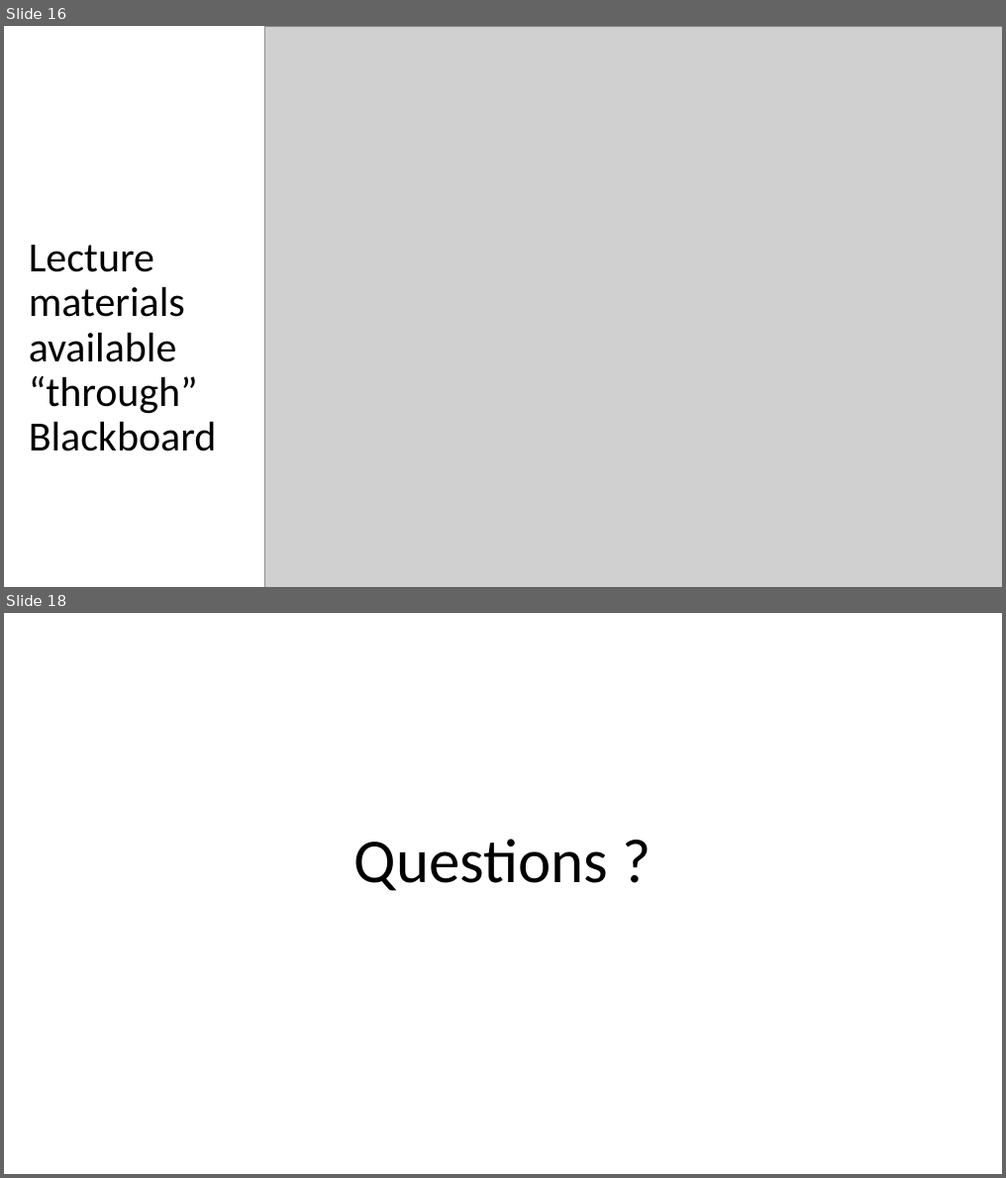
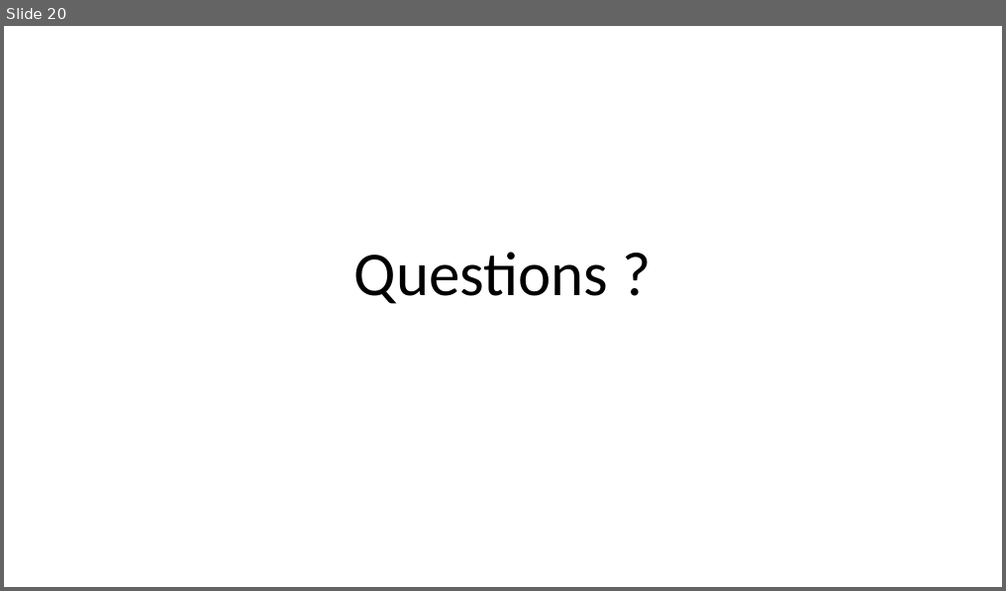
Before and after one commit to fossabot/SPE2018, a slide deck: Lecture Slides/01 Introduction.pptx. Shown one above the other, each under a label of ours: slides 16 and 18 before the commit, slide 20 after it; the slides between them are not shown. The pictures are 1006x1178 and 1006x591 pixels, drawn with LibreOffice and Linux fonts; fonts in the diff are those of the drawing; grey boxes stand for pictures; background and template pictures are left out. Boxes give left, top, right and bottom in pixels: in the first picture for what was removed or moved away, otherwise in the second. Text is boxed around its words. In the diff, an @@ line names an element or a change of style, - is before the commit and + after.

```diff
--- a/Lecture Slides/01 Introduction.pptx
+++ b/Lecture Slides/01 Introduction.pptx
@@ slide 16 removed at [4, 26, 1002, 587], background #FFFFFF; not listed: 1 template element that a slide beside it also shows @@
@@ picture removed at [264, 26, 1002, 587] @@
@@ title removed at [29, 245, 217, 452] @@
-Lecture
-materials
-available
-“through”
-Blackboard
@@ what was slide 18 is now slide 20 @@
```
Also in this commit, not shown: 14 slides changed, 3 slides added.
